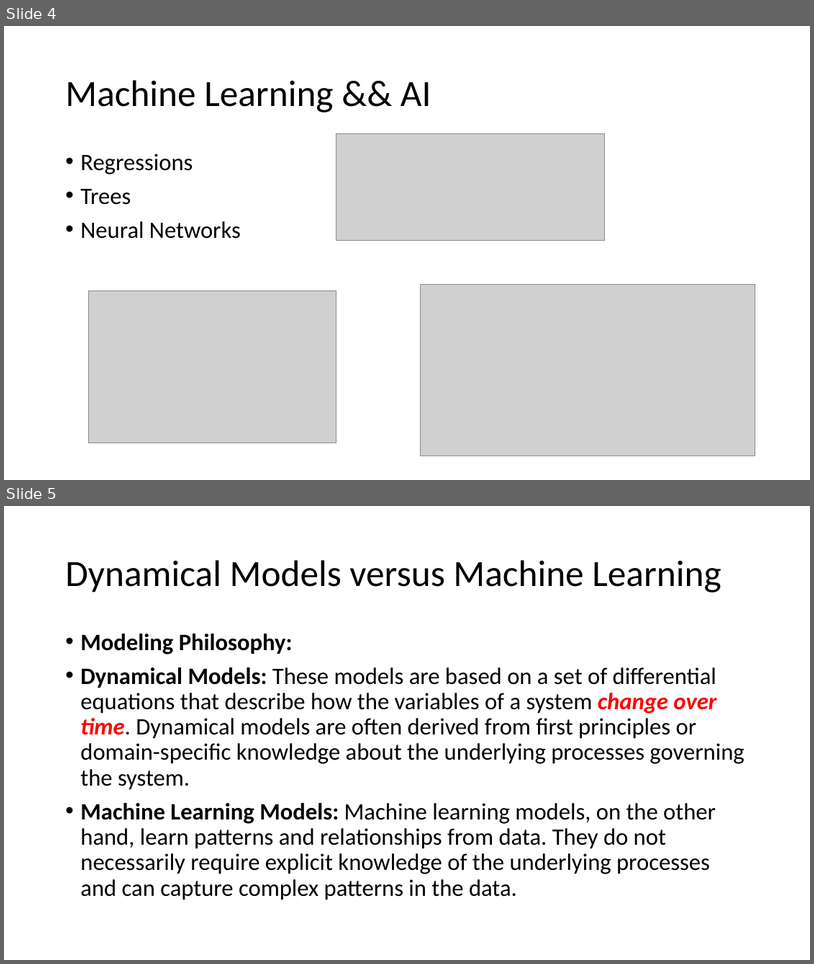
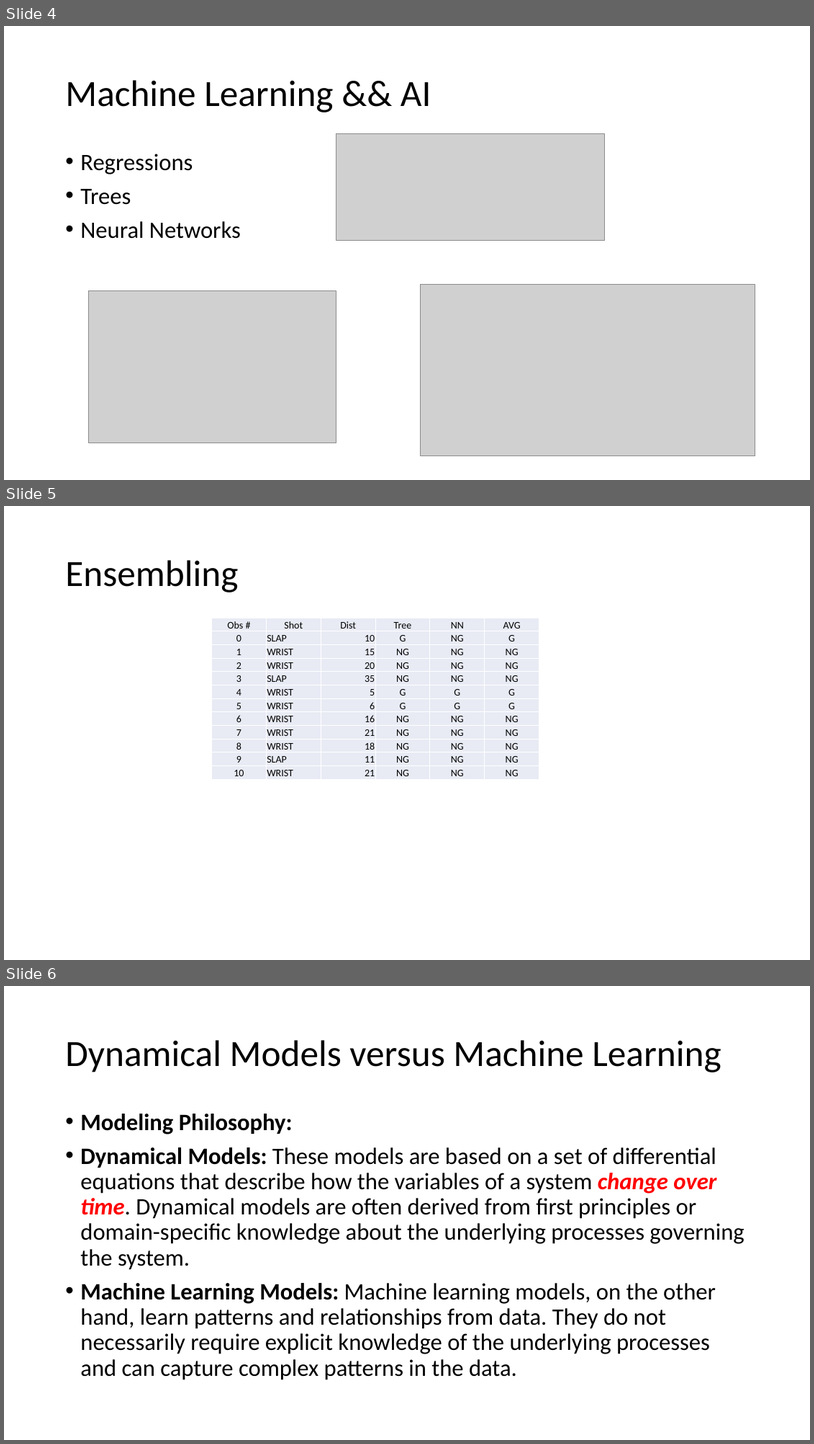
Before and after one commit to jamessdixon/swe4s, a slide deck: SWES_MachineLearning.pptx. Shown one above the other, each under a label of ours: slides 4 and 5 before the commit, slides 4, 5 and 6 after it. The pictures are 814x964 and 814x1444 pixels, drawn with LibreOffice and Linux fonts; fonts in the diff are those of the drawing; grey boxes stand for pictures. Boxes give left, top, right and bottom in pixels: in the first picture for what was removed or moved away, otherwise in the second. Text is boxed around its words. In the diff, an @@ line names an element or a change of style, - is before the commit and + after.

```diff
--- a/SWES_MachineLearning.pptx
+++ b/SWES_MachineLearning.pptx
@@ slide 5 added at [4, 506, 810, 960], background #FFFFFF @@
@@ title added at [65, 560, 238, 592], 44 pt, text #000000 @@
+Ensembling
@@ table added at [212, 618, 539, 780], 12 rows, 6 columns @@
+Obs # | Shot | Dist | Tree | NN | AVG
+0 | SLAP | 10 | G | NG | G
+1 | WRIST | 15 | NG | NG | NG
+2 | WRIST | 20 | NG | NG | NG
+3 | SLAP | 35 | NG | NG | NG
+4 | WRIST | 5 | G | G | G
+5 | WRIST | 6 | G | G | G
+6 | WRIST | 16 | NG | NG | NG
+7 | WRIST | 21 | NG | NG | NG
+8 | WRIST | 18 | NG | NG | NG
+9 | SLAP | 11 | NG | NG | NG
+10 | WRIST | 21 | NG | NG | NG
@@ what was slide 5 is now slide 6 @@
```
Also in this commit, not shown: 1 slide changed, 1 other file.
